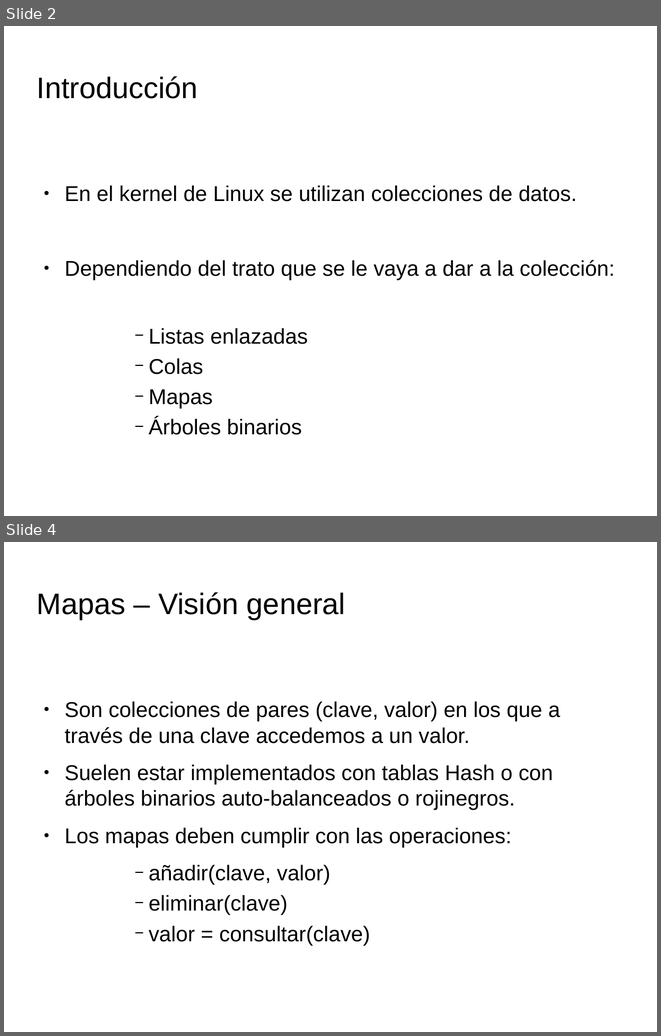
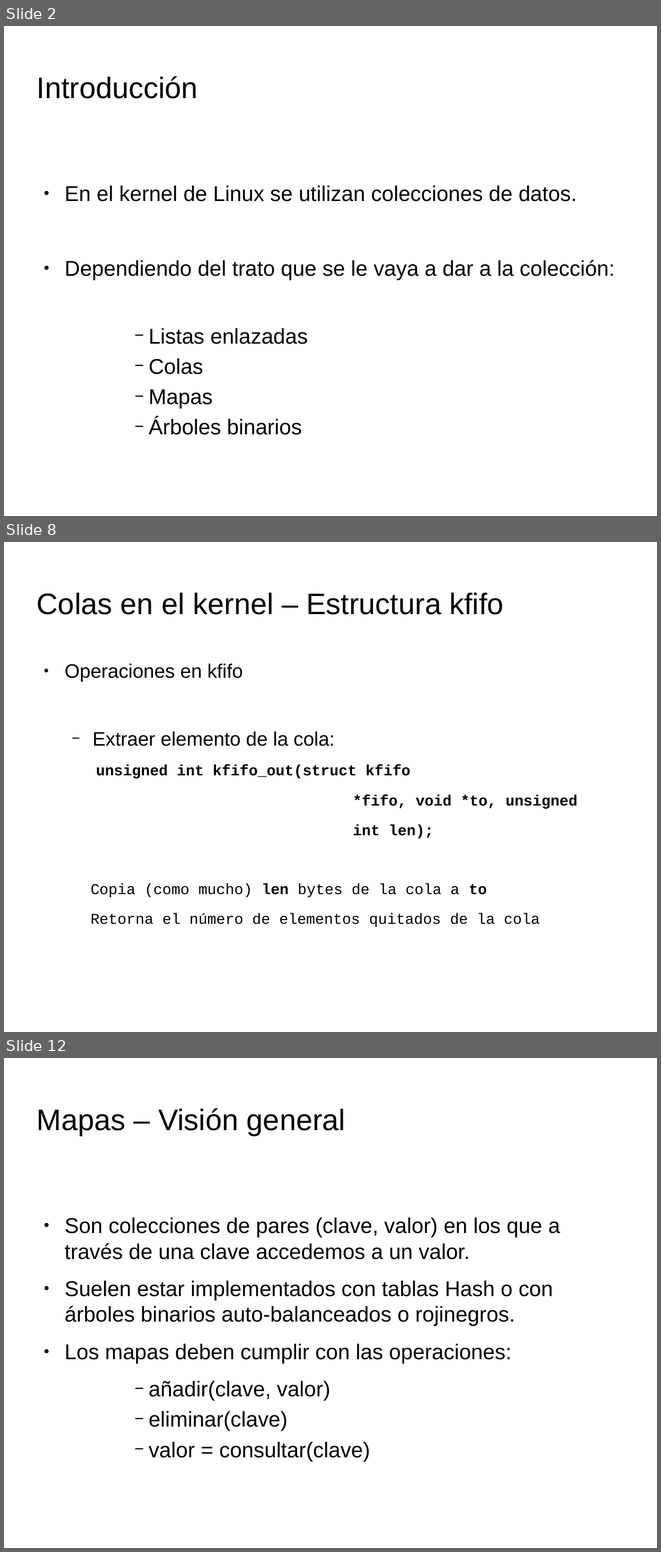
Before and after one commit to tombe85/lin, a slide deck: presentacion/EstructurasDeDatosKernel.odp. Shown one above the other, each under a label of ours: slides 2 and 4 before the commit, slides 2, 8 and 12 after it; the slides between them are not shown. The pictures are 661x1036 and 661x1552 pixels, drawn with LibreOffice and Linux fonts; fonts in the diff are those of the drawing; background and template pictures are left out. Boxes give left, top, right and bottom in pixels: in the first picture for what was removed or moved away, otherwise in the second. Text is boxed around its words. In the diff, an @@ line names an element or a change of style, - is before the commit and + after.

Commit message:
Presentacion: añadido mas datos d las colas

```diff
--- a/presentacion/EstructurasDeDatosKernel.odp
+++ b/presentacion/EstructurasDeDatosKernel.odp
@@ slide 8 added at [4,542,657,1032], background picture (left out) @@
@@ title added at [37,592,504,615], 36 pt, text #000000 @@
+Colas en el kernel – Estructura kfifo
@@ text added at [64,663,577,927], 18.2 pt, text #000000 @@
+● Operaciones en kfifo
+  − Extraer elemento de la cola:
+unsigned int kfifo_out(struct kfifo
+*fifo, void *to, unsigned
+int len);
+Copia (como mucho) len bytes de la cola a to
+Retorna el número de elementos quitados de la cola
@@ what was slide 4 is now slide 12 @@
```
Also in this commit, not shown: 8 other slides added, 1 slide removed.
